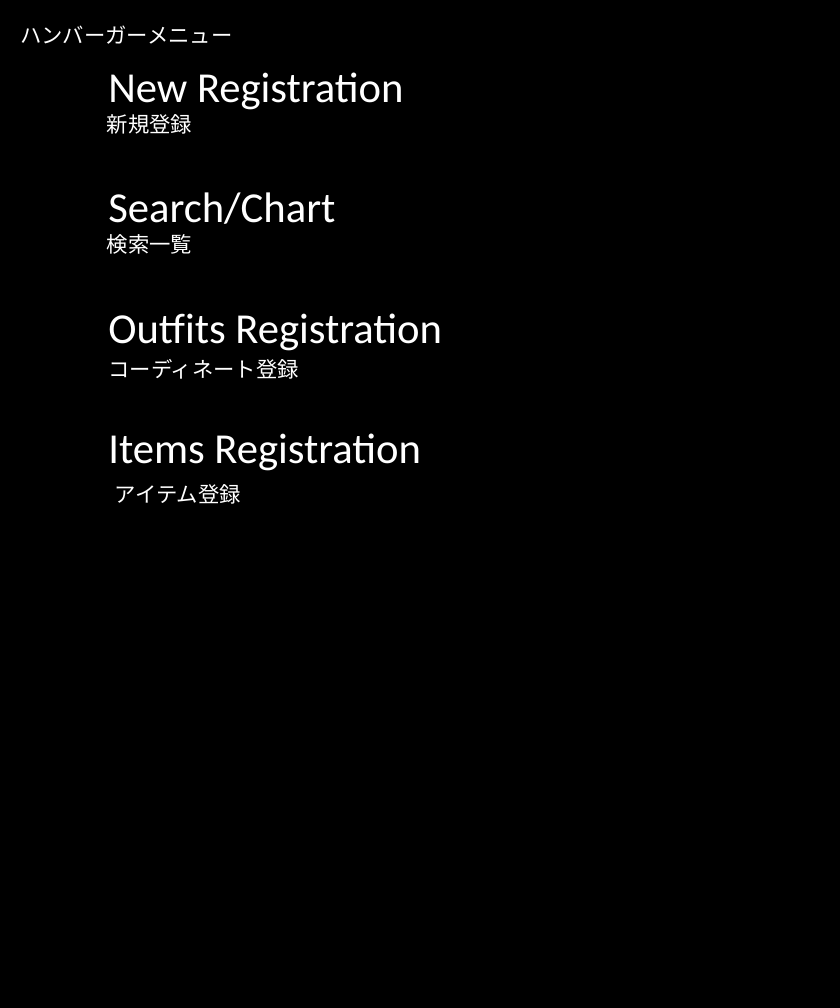
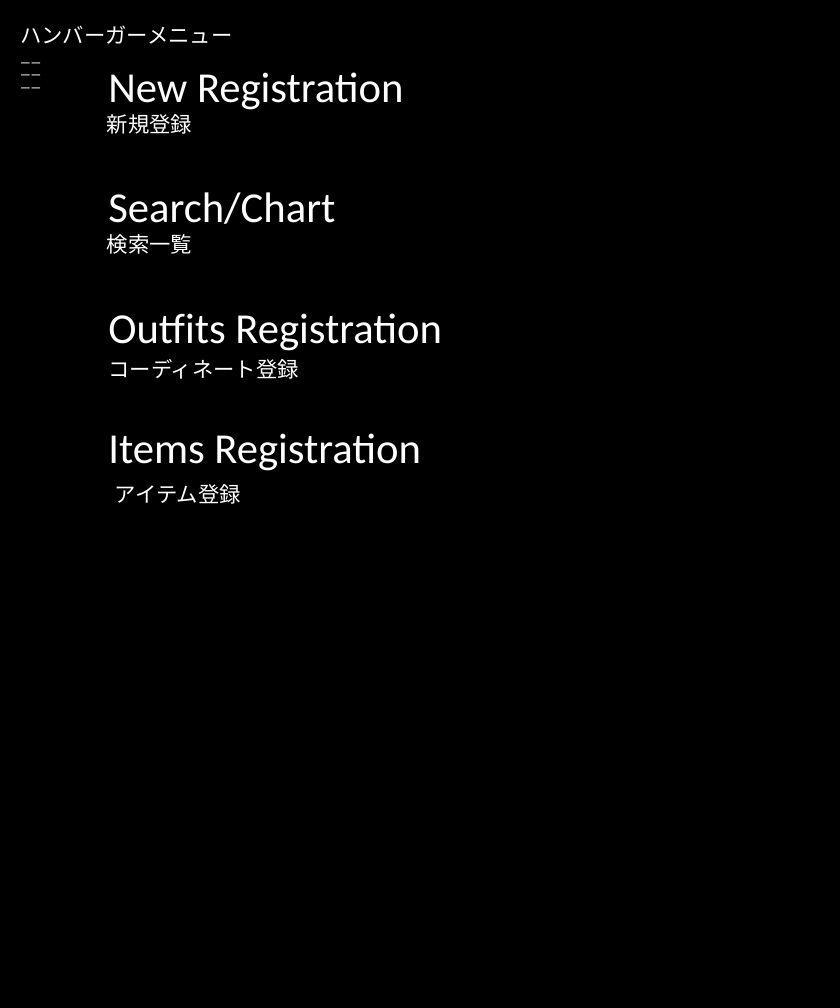
Before and after one commit to dojo2022/E-4, a slide deck: slide 12 of doc/デザイン.pptx. Drawn at 840x1008 pixels with LibreOffice and Linux fonts; fonts in the diff are those of the drawing. Boxes give left, top, right and bottom in pixels: in the first picture for what was removed or moved away, otherwise in the second. Text is boxed around its words. In the diff, an @@ line names an element or a change of style, - is before the commit and + after.

```diff
--- a/doc/デザイン.pptx
+++ b/doc/デザイン.pptx
@@ text added at (x1=20, y1=62, x2=41, y2=89), 9 pt, text #FFFFFF @@
+ーー
+ーー
+ーー
```
